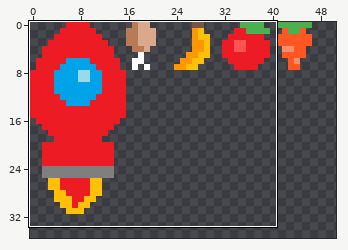
File history of a sprite sheet, assets.png. Above, an overview of the earlier version with the close-up marked.
Close-up. Before the commit:
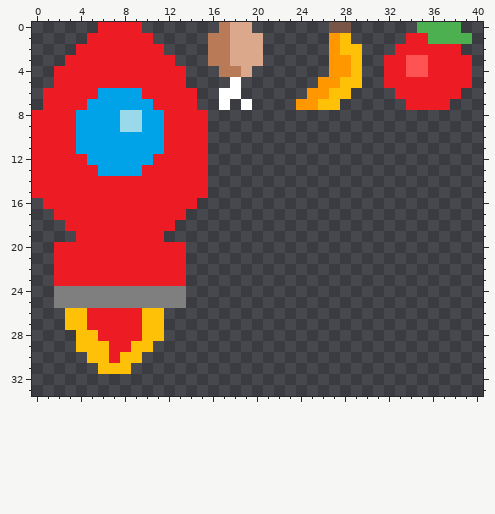
The file is 128x128 pixels. Shown: x 0..40, y 0..33. The wide view leaves out empty margins.
And afterwards:
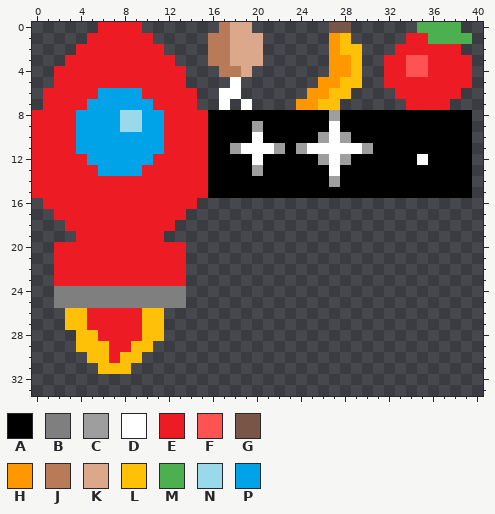
Palette (. is transparent): A #000000  B #7f7f7f  C #9e9e9e  D #ffffff  E #ed1c24  F #ff5252  G #795548  H #ff9800  J #b97a57  K #dba88c  L #ffc107  M #4caf50  N #99d9ea  P #00a2e8
Changes in this commit:
y 8: x 16..39 ........................ -> AAAAAAAAAAACAAAAAAAAAAAA
y 9: x 16..39 ........................ -> AAAACAAAAAADAAAAAAAAAAAA
y 10: x 16..39 ........................ -> AAAADAAAAACDCAAAAAAAAAAA
y 11: x 16..39 ........................ -> AACDDDCACDDDDDCAAAAAAAAA
y 12: x 16..39 ........................ -> AAAADAAAAACDCAAAAAADAAAA
y 13: x 16..39 ........................ -> AAAACAAAAAADAAAAAAAAAAAA
y 14: x 16..39 ........................ -> AAAAAAAAAAACAAAAAAAAAAAA
y 15: x 16..39 ........................ -> AAAAAAAAAAAAAAAAAAAAAAAA
Changed places in both close-ups, as pixel boxes (x1, y1, x2, y2):
added: (208, 110, 472, 198)
